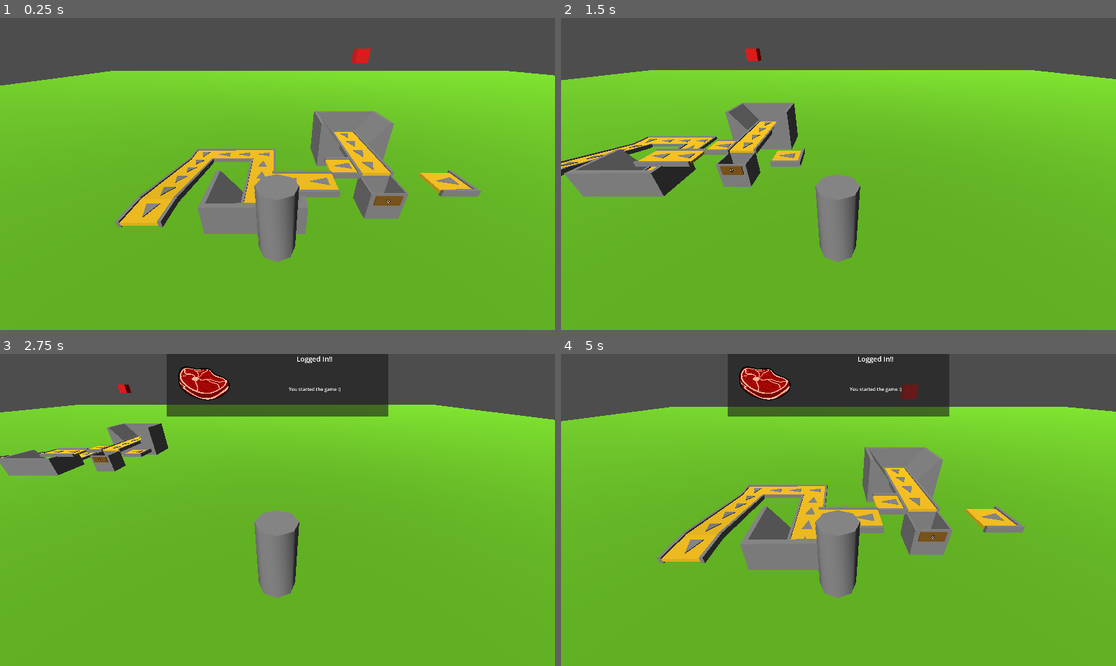
Above: before the commit, frames 1-4 (two rows, left to right).
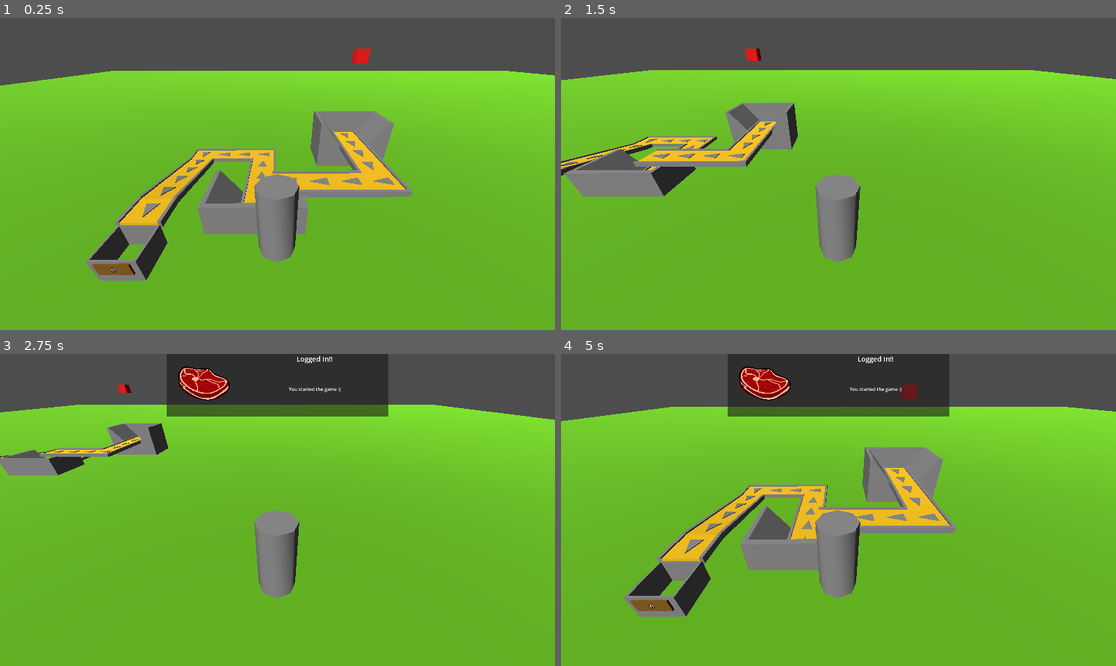
Above: after the commit, the same moments.

Repository: DallasHuff/gwj-89
Game: Godot game, scene res://levels/conveyor_test.tscn
Same seed, same stepped clock (60 frames per second), same inputs: the game is played once before the commit and once after it.
Inputs:
- Up to frame 1 (0.25 s): no input
- Up to frame 2 (1.5 s): tap Enter at 0.5 s; hold D (right) 0.53-1.28 s; hold S (down) from 1.28 s (still down)
- Up to frame 3 (2.75 s): release S (down) at 2.03 s; hold D (right) from 2.03 s (still down)
- Up to frame 4 (5 s): release D (right) at 2.78 s; hold W (up) 2.78-3.53 s; hold A (left) from 3.53 s (still down)

The runs differ from the first frame. In frame 1, 3.9% of the frame differs, in the area x 15-87%, y 44-85%; in frame 2, 1.3%; in frame 3, 0.5%; in frame 4, 3.9%, in the area x 11-84%, y 44-85%.

Commit message:
added hopper to level

Diff:
--- a/levels/conveyor_test.tscn
+++ b/levels/conveyor_test.tscn
@@ -51,12 +51,12 @@
 transform = Transform3D(1, 0, 0, 0, 1, 0, 0, 0, 1, -5, 0.6, 1)
 
 [node name="StraightConveyor5" parent="conveyors1" unique_id=606666062 instance=ExtResource("2_qxn8h")]
-transform = Transform3D(-4.371139e-08, 0, -1, 0, 1, 0, 1, 0, -4.371139e-08, -3, 0.6, 2)
+transform = Transform3D(-4.371139e-08, 0, -1, 0, 1, 0, 1, 0, -4.371139e-08, -5, 0.6, 2)
 enable_left_bumper = false
 enable_rear_bumper = true
 
 [node name="StraightConveyor6" parent="conveyors1" unique_id=335280754 instance=ExtResource("2_qxn8h")]
-transform = Transform3D(-4.371139e-08, 0, -1, 0, 1, 0, 1, 0, -4.371139e-08, -6, 0.6, 1)
+transform = Transform3D(-4.371139e-08, 0, -1, 0, 1, 0, 1, 0, -4.371139e-08, -6, 0.6, 2)
 
 [node name="StraightConveyor7" parent="conveyors1" unique_id=1156780407 instance=ExtResource("2_qxn8h")]
 transform = Transform3D(-4.371139e-08, 0, -1, 0, 1, 0, 1, 0, -4.371139e-08, -7, 0.6, 2)
@@ -136,4 +136,4 @@
 transform = Transform3D(1, 0, 0, 0, 0.9848077, 0.17364818, 0, -0.17364818, 0.9848077, -12, 1.1932387, 1.9614866)
 
 [node name="Hopper" parent="." unique_id=1611280198 instance=ExtResource("4_exgr7")]
-transform = Transform3D(1, 0, 0, 0, 1, 0, 0, 0, 1, -5, 1.0692692, 2)
+transform = Transform3D(1, 0, 0, 0, 1, 0, 0, 0, 1, -12, 0.7521267, 4)
